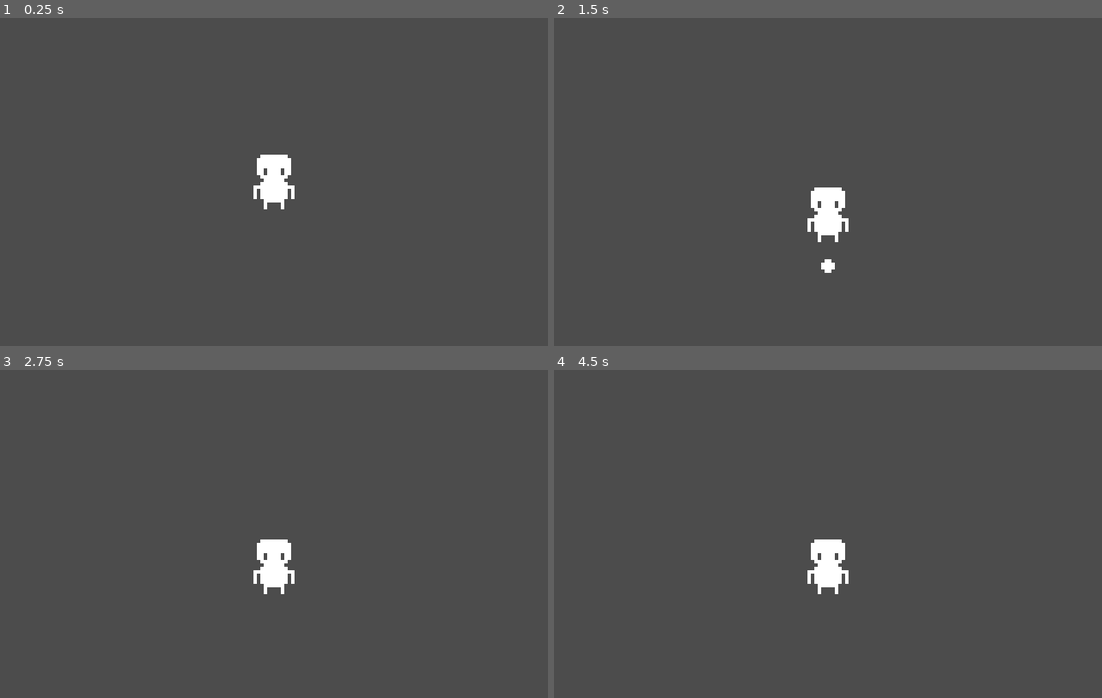
Above: before the commit, frames 1-4 (two rows, left to right).
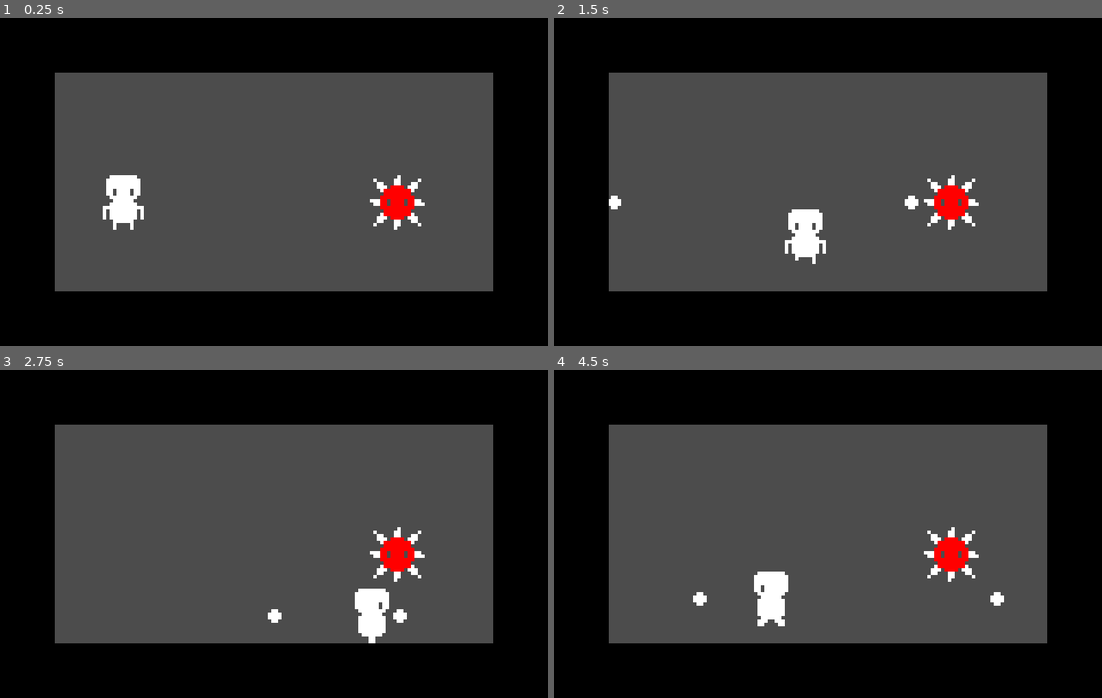
Above: after the commit, the same moments.

Repository: rueterscooter/CS-Club-Project
Game: Godot game, scene res://Scenes/GameLoop.tscn
Same seed, same stepped clock (60 frames per second), same inputs: the game is played once before the commit and once after it. Before the commit the project starts from res://Scenes/Player.tscn.
Inputs:
- Up to frame 1 (0.25 s): no input
- Up to frame 2 (1.5 s): tap Enter at 0.5 s; hold Right (ui_right) 0.53-1.28 s; hold Space (ui_shoot) 0.53-1.28 s; hold Down (ui_down) from 1.28 s (still down); tap Space (ui_shoot) at 1.35 s
- Up to frame 3 (2.75 s): release Down (ui_down) at 2.03 s; hold Right (ui_right) from 2.03 s (still down); hold Space (ui_shoot) from 2.03 s (still down)
- Up to frame 4 (4.5 s): release Right (ui_right) at 2.78 s; release Space (ui_shoot) at 2.78 s; hold Up (ui_up) 2.78-3.53 s; tap Space (ui_shoot) at 2.85, 4.35 s; hold Space (ui_shoot) 3.53-4.28 s; hold Left (ui_left) from 3.53 s (still down)

The runs differ from the first frame. In frame 1, 49% of the frame differs, in the area x 0-100%, y 0-100%; in frame 2, 49%; in frame 3, 49%; in frame 4, 49%.

Commit message:
Player updated

Diff:
--- /dev/null
+++ b/Animations/back_stand.tres
@@ -0,0 +1,58 @@
+[gd_resource type="Animation" load_steps=2 format=2]
+
+[ext_resource path="res://Sprites/Player/temp/player_temp6.png" type="Texture" id=1]
+
+[resource]
+
+resource_name = "back_stand"
+length = 0.1
+loop = false
+step = 0.1
+tracks/0/type = "value"
+tracks/0/path = NodePath("Sprite:texture")
+tracks/0/interp = 1
+tracks/0/loop_wrap = true
+tracks/0/imported = false
+tracks/0/enabled = true
+tracks/0/keys = {
+"times": PoolRealArray( 0 ),
+"transitions": PoolRealArray( 1 ),
+"update": 1,
+"values": [ ExtResource( 1 ) ]
+}
+tracks/1/type = "value"
+tracks/1/path = NodePath("Sprite:vframes")
+tracks/1/interp = 1
+tracks/1/loop_wrap = true
+tracks/1/imported = false
+tracks/1/enabled = true
+tracks/1/keys = {
+"times": PoolRealArray( 0 ),
+"transitions": PoolRealArray( 1 ),
+"update": 1,
+"values": [ 1 ]
+}
+tracks/2/type = "value"
+tracks/2/path = NodePath("Sprite:hframes")
+tracks/2/interp = 1
+tracks/2/loop_wrap = true
+tracks/2/imported = false
+tracks/2/enabled = true
+tracks/2/keys = {
+"times": PoolRealArray( 0 ),
+"transitions": PoolRealArray( 1 ),
+"update": 1,
+"values": [ 1 ]
+}
+tracks/3/type = "value"
+tracks/3/path = NodePath("Sprite:frame")
+tracks/3/interp = 1
+tracks/3/loop_wrap = true
+tracks/3/imported = false
+tracks/3/enabled = true
+tracks/3/keys = {
+"times": PoolRealArray( 0 ),
+"transitions": PoolRealArray( 1 ),
+"update": 1,
+"values": [ 0 ]
+}
--- /dev/null
+++ b/Animations/back_walk.tres
@@ -0,0 +1,59 @@
+[gd_resource type="Animation" load_steps=3 format=2]
+
+[ext_resource path="res://Sprites/Player/temp/player_temp7.png" type="Texture" id=1]
+[ext_resource path="res://Sprites/Player/temp/player_temp8.png" type="Texture" id=2]
+
+[resource]
+
+resource_name = "back_walk"
+length = 0.4
+loop = true
+step = 0.1
+tracks/0/type = "value"
+tracks/0/path = NodePath("Sprite:texture")
+tracks/0/interp = 1
+tracks/0/loop_wrap = true
+tracks/0/imported = false
+tracks/0/enabled = true
+tracks/0/keys = {
+"times": PoolRealArray( 0, 0.2 ),
+"transitions": PoolRealArray( 1, 1 ),
+"update": 1,
+"values": [ ExtResource( 1 ), ExtResource( 2 ) ]
+}
+tracks/1/type = "value"
+tracks/1/path = NodePath("Sprite:vframes")
+tracks/1/interp = 1
+tracks/1/loop_wrap = true
+tracks/1/imported = false
+tracks/1/enabled = true
+tracks/1/keys = {
+"times": PoolRealArray( 0 ),
+"transitions": PoolRealArray( 1 ),
+"update": 1,
+"values": [ 1 ]
+}
+tracks/2/type = "value"
+tracks/2/path = NodePath("Sprite:hframes")
+tracks/2/interp = 1
+tracks/2/loop_wrap = true
+tracks/2/imported = false
+tracks/2/enabled = true
+tracks/2/keys = {
+"times": PoolRealArray( 0 ),
+"transitions": PoolRealArray( 1 ),
+"update": 1,
+"values": [ 1 ]
+}
+tracks/3/type = "value"
+tracks/3/path = NodePath("Sprite:frame")
+tracks/3/interp = 1
+tracks/3/loop_wrap = true
+tracks/3/imported = false
+tracks/3/enabled = true
+tracks/3/keys = {
+"times": PoolRealArray( 0 ),
+"transitions": PoolRealArray( 1 ),
+"update": 1,
+"values": [ 0 ]
+}
--- /dev/null
+++ b/Animations/front_stand.tres
@@ -0,0 +1,58 @@
+[gd_resource type="Animation" load_steps=2 format=2]
+
+[ext_resource path="res://Sprites/Player/temp/player_temp1.png" type="Texture" id=1]
+
+[resource]
+
+resource_name = "front_stand"
+length = 1.0
+loop = false
+step = 0.1
+tracks/0/type = "value"
+tracks/0/path = NodePath("Sprite:texture")
+tracks/0/interp = 1
+tracks/0/loop_wrap = true
+tracks/0/imported = false
+tracks/0/enabled = true
+tracks/0/keys = {
+"times": PoolRealArray( 0 ),
+"transitions": PoolRealArray( 1 ),
+"update": 1,
+"values": [ ExtResource( 1 ) ]
+}
+tracks/1/type = "value"
+tracks/1/path = NodePath("Sprite:vframes")
+tracks/1/interp = 1
+tracks/1/loop_wrap = true
+tracks/1/imported = false
+tracks/1/enabled = true
+tracks/1/keys = {
+"times": PoolRealArray( 0 ),
+"transitions": PoolRealArray( 1 ),
+"update": 1,
+"values": [ 1 ]
+}
+tracks/2/type = "value"
+tracks/2/path = NodePath("Sprite:hframes")
+tracks/2/interp = 1
+tracks/2/loop_wrap = true
+tracks/2/imported = false
+tracks/2/enabled = true
+tracks/2/keys = {
+"times": PoolRealArray( 0 ),
+"transitions": PoolRealArray( 1 ),
+"update": 1,
+"values": [ 1 ]
+}
+tracks/3/type = "value"
+tracks/3/path = NodePath("Sprite:frame")
+tracks/3/interp = 1
+tracks/3/loop_wrap = true
+tracks/3/imported = false
+tracks/3/enabled = true
+tracks/3/keys = {
+"times": PoolRealArray( 0 ),
+"transitions": PoolRealArray( 1 ),
+"update": 1,
+"values": [ 0 ]
+}
--- /dev/null
+++ b/Animations/front_walk.tres
@@ -0,0 +1,59 @@
+[gd_resource type="Animation" load_steps=3 format=2]
+
+[ext_resource path="res://Sprites/Player/temp/player_temp2.png" type="Texture" id=1]
+[ext_resource path="res://Sprites/Player/temp/player_temp3.png" type="Texture" id=2]
+
+[resource]
+
+resource_name = "front_walk"
+length = 0.4
+loop = true
+step = 0.1
+tracks/0/type = "value"
+tracks/0/path = NodePath("Sprite:texture")
+tracks/0/interp = 1
+tracks/0/loop_wrap = true
+tracks/0/imported = false
+tracks/0/enabled = true
+tracks/0/keys = {
+"times": PoolRealArray( 0, 0.2 ),
+"transitions": PoolRealArray( 1, 1 ),
+"update": 1,
+"values": [ ExtResource( 1 ), ExtResource( 2 ) ]
+}
+tracks/1/type = "value"
+tracks/1/path = NodePath("Sprite:vframes")
+tracks/1/interp = 1
+tracks/1/loop_wrap = true
+tracks/1/imported = false
+tracks/1/enabled = true
+tracks/1/keys = {
+"times": PoolRealArray( 0 ),
+"transitions": PoolRealArray( 1 ),
+"update": 1,
+"values": [ 1 ]
+}
+tracks/2/type = "value"
+tracks/2/path = NodePath("Sprite:hframes")
+tracks/2/interp = 1
+tracks/2/loop_wrap = true
+tracks/2/imported = false
+tracks/2/enabled = true
+tracks/2/keys = {
+"times": PoolRealArray( 0 ),
+"transitions": PoolRealArray( 1 ),
+"update": 1,
+"values": [ 1 ]
+}
+tracks/3/type = "value"
+tracks/3/path = NodePath("Sprite:frame")
+tracks/3/interp = 1
+tracks/3/loop_wrap = true
+tracks/3/imported = false
+tracks/3/enabled = true
+tracks/3/keys = {
+"times": PoolRealArray( 0 ),
+"transitions": PoolRealArray( 1 ),
+"update": 1,
+"values": [ 0 ]
+}
--- /dev/null
+++ b/Animations/right_stand.tres
@@ -0,0 +1,58 @@
+[gd_resource type="Animation" load_steps=2 format=2]
+
+[ext_resource path="res://Sprites/Player/temp/player_temp4.png" type="Texture" id=1]
+
+[resource]
+
+resource_name = "right_stand"
+length = 1.0
+loop = false
+step = 0.1
+tracks/0/type = "value"
+tracks/0/path = NodePath("Sprite:texture")
+tracks/0/interp = 1
+tracks/0/loop_wrap = true
+tracks/0/imported = false
+tracks/0/enabled = true
+tracks/0/keys = {
+"times": PoolRealArray( 0 ),
+"transitions": PoolRealArray( 1 ),
+"update": 1,
+"values": [ ExtResource( 1 ) ]
+}
+tracks/1/type = "value"
+tracks/1/path = NodePath("Sprite:vframes")
+tracks/1/interp = 1
+tracks/1/loop_wrap = true
+tracks/1/imported = false
+tracks/1/enabled = true
+tracks/1/keys = {
+"times": PoolRealArray( 0 ),
+"transitions": PoolRealArray( 1 ),
+"update": 1,
+"values": [ 1 ]
+}
+tracks/2/type = "value"
+tracks/2/path = NodePath("Sprite:hframes")
+tracks/2/interp = 1
+tracks/2/loop_wrap = true
+tracks/2/imported = false
+tracks/2/enabled = true
+tracks/2/keys = {
+"times": PoolRealArray( 0 ),
+"transitions": PoolRealArray( 1 ),
+"update": 1,
+"values": [ 1 ]
+}
+tracks/3/type = "value"
+tracks/3/path = NodePath("Sprite:frame")
+tracks/3/interp = 1
+tracks/3/loop_wrap = true
+tracks/3/imported = false
+tracks/3/enabled = true
+tracks/3/keys = {
+"times": PoolRealArray( 0 ),
+"transitions": PoolRealArray( 1 ),
+"update": 1,
+"values": [ 0 ]
+}
--- /dev/null
+++ b/Animations/right_walk.tres
@@ -0,0 +1,59 @@
+[gd_resource type="Animation" load_steps=3 format=2]
+
+[ext_resource path="res://Sprites/Player/temp/player_temp5.png" type="Texture" id=1]
+[ext_resource path="res://Sprites/Player/temp/player_temp4.png" type="Texture" id=2]
+
+[resource]
+
+resource_name = "right_walk"
+length = 0.4
+loop = true
+step = 0.1
+tracks/0/type = "value"
+tracks/0/path = NodePath("Sprite:texture")
+tracks/0/interp = 1
+tracks/0/loop_wrap = true
+tracks/0/imported = false
+tracks/0/enabled = true
+tracks/0/keys = {
+"times": PoolRealArray( 0, 0.2 ),
+"transitions": PoolRealArray( 1, 1 ),
+"update": 1,
+"values": [ ExtResource( 1 ), ExtResource( 2 ) ]
+}
+tracks/1/type = "value"
+tracks/1/path = NodePath("Sprite:vframes")
+tracks/1/interp = 1
+tracks/1/loop_wrap = true
+tracks/1/imported = false
+tracks/1/enabled = true
+tracks/1/keys = {
+"times": PoolRealArray( 0 ),
+"transitions": PoolRealArray( 1 ),
+"update": 1,
+"values": [ 1 ]
+}
+tracks/2/type = "value"
+tracks/2/path = NodePath("Sprite:hframes")
+tracks/2/interp = 1
+tracks/2/loop_wrap = true
+tracks/2/imported = false
+tracks/2/enabled = true
+tracks/2/keys = {
+"times": PoolRealArray( 0 ),
+"transitions": PoolRealArray( 1 ),
+"update": 1,
+"values": [ 1 ]
+}
+tracks/3/type = "value"
+tracks/3/path = NodePath("Sprite:frame")
+tracks/3/interp = 1
+tracks/3/loop_wrap = true
+tracks/3/imported = false
+tracks/3/enabled = true
+tracks/3/keys = {
+"times": PoolRealArray( 0 ),
+"transitions": PoolRealArray( 1 ),
+"update": 1,
+"values": [ 0 ]
+}
--- a/Scenes/EnemySpikes.tscn
+++ b/Scenes/EnemySpikes.tscn
@@ -7,17 +7,17 @@
 custom_solver_bias = 0.0
 extents = Vector2( 5, 5 )
 
-[sub_resource type="RectangleShape2D" id=3]
+[sub_resource type="RectangleShape2D" id=2]
 
 custom_solver_bias = 0.0
 extents = Vector2( 6, 6 )
 
-[sub_resource type="RectangleShape2D" id=2]
+[sub_resource type="RectangleShape2D" id=3]
 
 custom_solver_bias = 0.0
 extents = Vector2( 8, 8 )
 
-[node name="Area2D" type="Area2D"]
+[node name="Area2D" type="Area2D" index="0"]
 
 input_pickable = true
 gravity_vec = Vector2( 0, 1 )
--- a/Scenes/GameLoop.tscn
+++ b/Scenes/GameLoop.tscn
@@ -1,7 +1,22 @@
-[gd_scene load_steps=2 format=2]
+[gd_scene load_steps=5 format=2]
 
 [ext_resource path="res://Scripts/Game_Scripts/GameLoop.gd" type="Script" id=1]
+[ext_resource path="res://Scenes/Player.tscn" type="PackedScene" id=2]
+[ext_resource path="res://Scenes/EnemySpikes.tscn" type="PackedScene" id=3]
+[ext_resource path="res://Scenes/RoomManager.tscn" type="PackedScene" id=4]
 
 [node name="Node2D" type="Node2D"]
 
 script = ExtResource( 1 )
+_sections_unfolded = [ "Transform" ]
+
+[node name="Area2D" parent="." index="0" instance=ExtResource( 2 )]
+
+position = Vector2( 36, 54 )
+_sections_unfolded = [ "Transform" ]
+
+[node name="Area2D2" parent="." index="1" instance=ExtResource( 3 )]
+
+position = Vector2( 116, 54 )
+
+[node name="Area2D3" parent="." index="2" instance=ExtResource( 4 )]
--- a/Scenes/Player.tscn
+++ b/Scenes/Player.tscn
@@ -1,48 +1,13 @@
-[gd_scene load_steps=13 format=2]
+[gd_scene load_steps=11 format=2]
 
 [ext_resource path="res://Scripts/Player_Scripts/Player.gd" type="Script" id=1]
-[ext_resource path="res://Sprites/Player/temp/player_temp1.png" type="Texture" id=2]
-[ext_resource path="res://Sprites/Player/temp/player_temp2.png" type="Texture" id=3]
-[ext_resource path="res://Sprites/Player/temp/player_temp3.png" type="Texture" id=4]
-[ext_resource path="res://Sprites/Player/temp/player_temp7.png" type="Texture" id=5]
-[ext_resource path="res://Sprites/Player/temp/player_temp8.png" type="Texture" id=6]
-[ext_resource path="res://Sprites/Player/temp/player_temp4.png" type="Texture" id=7]
-[ext_resource path="res://Sprites/Player/temp/player_temp6.png" type="Texture" id=8]
-[ext_resource path="res://Sprites/Player/temp/player_temp5.png" type="Texture" id=9]
-
-[sub_resource type="SpriteFrames" id=1]
-
-animations = [ {
-"frames": [ ExtResource( 2 ) ],
-"loop": true,
-"name": "front_idle",
-"speed": 5.0
-}, {
-"frames": [ ExtResource( 3 ), ExtResource( 4 ) ],
-"loop": true,
-"name": "front_walk",
-"speed": 5.0
-}, {
-"frames": [ ExtResource( 5 ), ExtResource( 6 ) ],
-"loop": true,
-"name": "back_walk",
-"speed": 5.0
-}, {
-"frames": [ ExtResource( 7 ) ],
-"loop": true,
-"name": "side_idle",
-"speed": 5.0
-}, {
-"frames": [ ExtResource( 8 ) ],
-"loop": true,
-"name": "back_idle",
-"speed": 5.0
-}, {
-"frames": [ ExtResource( 7 ), ExtResource( 9 ) ],
-"loop": true,
-"name": "side_walk",
-"speed": 10.0
-} ]
+[ext_resource path="res://Sprites/Player/temp/player_temp5.png" type="Texture" id=2]
+[ext_resource path="res://Animations/back_stand.tres" type="Animation" id=3]
+[ext_resource path="res://Animations/back_walk.tres" type="Animation" id=4]
+[ext_resource path="res://Animations/front_stand.tres" type="Animation" id=5]
+[ext_resource path="res://Animations/front_walk.tres" type="Animation" id=6]
+[ext_resource path="res://Animations/right_stand.tres" type="Animation" id=7]
+[ext_resource path="res://Animations/right_walk.tres" type="Animation" id=8]
 
 [sub_resource type="RectangleShape2D" id=2]
 
@@ -54,7 +19,7 @@
 custom_solver_bias = 0.0
 extents = Vector2( 5, 8 )
 
-[node name="Area2D" type="Area2D" index="0"]
+[node name="Area2D" type="Area2D"]
 
 input_pickable = true
 gravity_vec = Vector2( 0, 1 )
@@ -71,19 +36,42 @@
 collision_mask = 1
 collision/safe_margin = 0.08
 script = ExtResource( 1 )
+__meta__ = {
+"_edit_group_": true
+}
+SPEED = 50
+shootTimer = 0.5
+xtBulletA = false
+xtBulletB = true
 
-[node name="AnimatedSprite" type="AnimatedSprite" parent="KinematicBody2D" index="0"]
+[node name="Sprite" type="Sprite" parent="KinematicBody2D" index="0"]
 
-frames = SubResource( 1 )
-animation = "front_idle"
-playing = true
+texture = ExtResource( 2 )
+_sections_unfolded = [ "Animation" ]
 
-[node name="SolidCollider" type="CollisionShape2D" parent="KinematicBody2D" index="1"]
+[node name="AnimationPlayer" type="AnimationPlayer" parent="KinematicBody2D" index="1"]
+
+root_node = NodePath("..")
+autoplay = ""
+playback_process_mode = 1
+playback_default_blend_time = 0.0
+playback_speed = 1.0
+anims/back_stand = ExtResource( 3 )
+anims/back_walk = ExtResource( 4 )
+anims/front_stand = ExtResource( 5 )
+anims/front_walk = ExtResource( 6 )
+anims/right_stand = ExtResource( 7 )
+anims/right_walk = ExtResource( 8 )
+blend_times = [  ]
+
+[node name="SolidCollider" type="CollisionShape2D" parent="KinematicBody2D" index="2"]
 
 shape = SubResource( 2 )
 
-[node name="Hitbox" type="Area2D" parent="KinematicBody2D" index="2"]
+[node name="Hitbox" type="Area2D" parent="KinematicBody2D" index="3"]
 
+editor/display_folded = true
+visible = false
 input_pickable = true
 gravity_vec = Vector2( 0, 1 )
 gravity = 98.0
@@ -96,11 +84,12 @@
 
 shape = SubResource( 3 )
 
-[node name="Camera2D" type="Camera2D" parent="KinematicBody2D" index="3"]
+[node name="Camera2D" type="Camera2D" parent="KinematicBody2D" index="4"]
 
+visible = false
 anchor_mode = 1
 rotating = false
-current = true
+current = false
 zoom = Vector2( 0.2, 0.2 )
 limit_left = -10000000
 limit_top = -10000000
@@ -120,3 +109,8 @@
 editor_draw_screen = true
 editor_draw_limits = false
 editor_draw_drag_margin = false
+
+[node name="BulletPos" type="Node2D" parent="KinematicBody2D" index="5"]
+
+scale = Vector2( 0.1, 0.1 )
+_sections_unfolded = [ "Material", "Transform", "Visibility", "Z Index" ]
--- a/Scenes/RoomManager.tscn
+++ b/Scenes/RoomManager.tscn
@@ -6,10 +6,13 @@
 
 script = ExtResource( 1 )
 _sections_unfolded = [ "Transform" ]
+rows = 6
+cols = 10
+tileSize = 16
 
 [node name="Cam" type="Camera2D" parent="." index="0"]
 
-offset = Vector2( 80, 48 )
+position = Vector2( 80, 48 )
 anchor_mode = 1
 rotating = false
 current = true
@@ -32,3 +35,4 @@
 editor_draw_screen = true
 editor_draw_limits = false
 editor_draw_drag_margin = false
+_sections_unfolded = [ "Offset", "Transform" ]
--- a/Scenes/Wall.tscn
+++ b/Scenes/Wall.tscn
@@ -18,10 +18,20 @@
 audio_bus_name = "Master"
 _sections_unfolded = [ "Transform" ]
 
-[node name="Sprite" type="Sprite" parent="." index="0"]
+[node name="StaticBody2D" type="StaticBody2D" parent="." index="0"]
+
+input_pickable = false
+collision_layer = 1
+collision_mask = 1
+constant_linear_velocity = Vector2( 0, 0 )
+constant_angular_velocity = 0.0
+friction = 1.0
+bounce = 0.0
+
+[node name="Sprite" type="Sprite" parent="StaticBody2D" index="0"]
 
 texture = ExtResource( 1 )
 
-[node name="SolidCollider" type="CollisionShape2D" parent="." index="1"]
+[node name="SolidCollider" type="CollisionShape2D" parent="StaticBody2D" index="1"]
 
 shape = SubResource( 1 )
--- a/Scripts/Game_Scripts/RoomManager.gd
+++ b/Scripts/Game_Scripts/RoomManager.gd
@@ -1,7 +1,10 @@
 extends Node2D
 
-const ROWS = 6
-const COLS = 10
+export var rows = 6
+export var cols = 10
+export var tileSize = 16
+
+var cam
 
 var wall
 var room
@@ -10,6 +13,7 @@
 func _ready():
 
 	wall = load("res://Scenes/Wall.tscn")
+	cam = $Cam
 	room_setup()
 
 	pass
@@ -21,8 +25,8 @@
 	var wallCtr = 0
 
 	# loop along X-axis
-	for row in range(0, 6):
-		for col in range (0, 10):
+	for row in range(0, rows):
+		for col in range (0, cols):
 			var toInstantiate
 
 			# Draw walls
@@ -35,17 +39,38 @@
 				var instance = toInstantiate.instance()
 				instance.set_name("wall" + String(wallCtr))
 				self.add_child(instance)
-				instance.position = Vector2(8+ col * 16, 8 +row * 16)
+				instance.position = Vector2((tileSize / 2) + col * tileSize, (tileSize / 2) + row * tileSize)
+
+	initialize_cam()
 
 	pass
 
 func initialize_room():
 
-	room = [[1, 1, 1, 1, 1, 1, 1, 1, 1, 1],
-			[1, 0, 0, 0, 0, 0, 0, 0, 0, 1],
-			[1, 0, 0, 0, 0, 0, 0, 0, 0, 1],
-			[1, 0, 0, 0, 0, 0, 0, 0, 0, 1],
-			[1, 0, 0, 0, 0, 0, 0, 0, 0, 1],
-			[1, 1, 1, 1, 1, 1, 1, 1, 1, 1]]
+	room = []
+
+	var row = 0
+	var col = 0
+
+	while row < rows:
+		room.append([])
+		while col < cols:
+			if row == 0 || row == rows - 1 || col == 0 || col == cols - 1:
+				room[row].append(1)
+			else:
+				room[row].append(0)
+			col += 1
+		row += 1
+		col = 0
 
 	pass
+
+func initialize_cam():
+
+	var posX = float(cols / 2) * tileSize
+	var posY = float(rows / 2) * tileSize
+
+	cam.position.x = posX
+	cam.position.y = posY
+
+	pass
--- a/Scripts/Player_Scripts/Player.gd
+++ b/Scripts/Player_Scripts/Player.gd
@@ -1,17 +1,31 @@
 extends KinematicBody2D
 
-const SPEED = 50
+const CENTER = Vector2(0, 0)
+const UP = Vector2(0, -1)
+const DOWN = Vector2(0, 1)
+const LEFT = Vector2(-1, 0)
+const RIGHT = Vector2(1, 0)
+
+export var SPEED = 50
+export var shootTimer = 0.5
+export var xtBulletA = false
+export var xtBulletB = false
 
 var sprite
+var anim
 
 var moveDir = Vector2(0, 0)
 var state = "normal"
 var facingDir = Vector2(0, 1)
 var bullet = load("res://Scenes/Bullet.tscn")
 
+var shootHold = false
+var shootCoolDown = 0
+
 func _ready():
 
-	sprite = $AnimatedSprite
+	sprite = $Sprite
+	anim = $AnimationPlayer
 
 	pass
 
@@ -26,20 +40,40 @@
 			hurt_loop()
 			hurt_animation_loop()
 
+	shoot_cool_down_loop(delta)
+
 	pass
 
 func normal_controls_loop():
 
-	var UP = false
+	var UP = Input.is_action_pressed("ui_up")
 	var DOWN = Input.is_action_pressed("ui_down")
-	var LEFT = false
-	var RIGHT = false
-	var SHOOT = Input.is_action_just_pressed("ui_shoot")
+	var LEFT = Input.is_action_pressed("ui_left")
+	var RIGHT = Input.is_action_pressed("ui_right")
+	var SHOOT = Input.is_action_pressed("ui_shoot")
 
 	if SHOOT:
-		instantiate_bullet()
+		if shootCoolDown <= 0:
+			shoot_bullets()
+	else:
+		shootHold = false
+
+	check_direction(UP, LEFT, RIGHT, DOWN)
 
 	moveDir = Vector2(int(RIGHT) - int(LEFT), int(DOWN) - int(UP))
+
+	pass
+
+func check_direction(var UP, var LEFT, var RIGHT, var DOWN):
+
+	if UP && not LEFT && not RIGHT && not DOWN:
+		facingDir = Vector2(0, -1)
+	elif not UP && not LEFT && not RIGHT && DOWN:
+		facingDir = Vector2(0, 1)
+	elif not UP && not LEFT && RIGHT && not DOWN:
+		facingDir = Vector2(1, 0)
+	elif not UP && LEFT && not RIGHT && not DOWN:
+		facingDir = Vector2(-1, 0)
 
 	pass
 
@@ -52,7 +86,33 @@
 
 func normal_animation_loop():
 
+	var animName = ""
+	if moveDir == Vector2(0, 0):
+		animName = "stand"
+	else:
+		animName = "walk"
 
+	choose_animation(animName)
+
+	pass
+
+func choose_animation(var animNamePar):
+
+	var dir = ""
+	match facingDir:
+		Vector2(0, 1):
+			dir = "front_"
+		Vector2(0, -1):
+			dir = "back_"
+		Vector2(-1, 0):
+			dir = "right_"
+			sprite.flip_h = true
+		Vector2(1, 0):
+			dir = "right_"
+			sprite.flip_h = false
+
+	if anim.current_animation != dir + animNamePar:
+		anim.play(dir + animNamePar)
 
 	pass
 
@@ -68,12 +128,69 @@
 
 	pass
 
-func instantiate_bullet():
+func get_diagonals(var dir):
+
+	var diagonals = []
+
+	match dir:
+		UP:
+			diagonals.append(UP + LEFT)
+			diagonals.append(UP + RIGHT)
+		DOWN:
+			diagonals.append(DOWN + LEFT)
+			diagonals.append(DOWN + RIGHT)
+		RIGHT:
+			diagonals.append(RIGHT + UP)
+			diagonals.append(RIGHT + DOWN)
+		LEFT:
+			diagonals.append(LEFT + UP)
+			diagonals.append(LEFT + DOWN)
+
+	return diagonals
+
+func get_bullets_pos(var dir):
+
+	var bulletPos = []
+
+	if dir.y == 0:
+		bulletPos.append(Vector2($BulletPos.global_position.x, $BulletPos.global_position.y - 4))
+		bulletPos.append(Vector2($BulletPos.global_position.x, $BulletPos.global_position.y + 4))
+	else:
+		bulletPos.append(Vector2($BulletPos.global_position.x - 4, $BulletPos.global_position.y))
+		bulletPos.append(Vector2($BulletPos.global_position.x + 4, $BulletPos.global_position.y))
+
+	return bulletPos
+
+func shoot_bullets():
+
+	if xtBulletA && xtBulletB:
+		var diag = get_diagonals(facingDir)
+		instantiate_bullet($BulletPos.global_position, facingDir)
+		instantiate_bullet($BulletPos.global_position, diag[0])
+		instantiate_bullet($BulletPos.global_position, diag[1])
+	elif xtBulletA:
+		var bulletsPos = get_bullets_pos(facingDir)
+		instantiate_bullet(bulletsPos[0], facingDir)
+		instantiate_bullet(bulletsPos[1], facingDir)
+	elif xtBulletB:
+		instantiate_bullet($BulletPos.global_position, facingDir)
+		instantiate_bullet($BulletPos.global_position, facingDir * -1)
+	else:
+		instantiate_bullet($BulletPos.global_position, facingDir)
+
+	shootCoolDown = shootTimer
+
+func shoot_cool_down_loop(delta):
+
+	if shootCoolDown > 0:
+		shootCoolDown -= delta
+
+func instantiate_bullet(var bulletPos, var direction):
 
 	var instance = bullet.instance()
 	instance.set_name("Bullet")
-	self.add_child(instance)
-	instance.position = position
-	instance.get_child(0).motionDir = facingDir
+	get_parent().add_child(instance)
+	instance.global_position = bulletPos
+	instance.get_child(0).motionDir = direction
 
 	pass
--- a/project.godot
+++ b/project.godot
@@ -11,7 +11,7 @@
 [application]
 
 config/name="CS Club Project"
-run/main_scene="res://Scenes/Player.tscn"
+run/main_scene="res://Scenes/GameLoop.tscn"
 config/icon="res://icon.png"
 
 [display]
Not shown: 2 places in Scenes/EnemySpikes.tscn that only renumber resources
